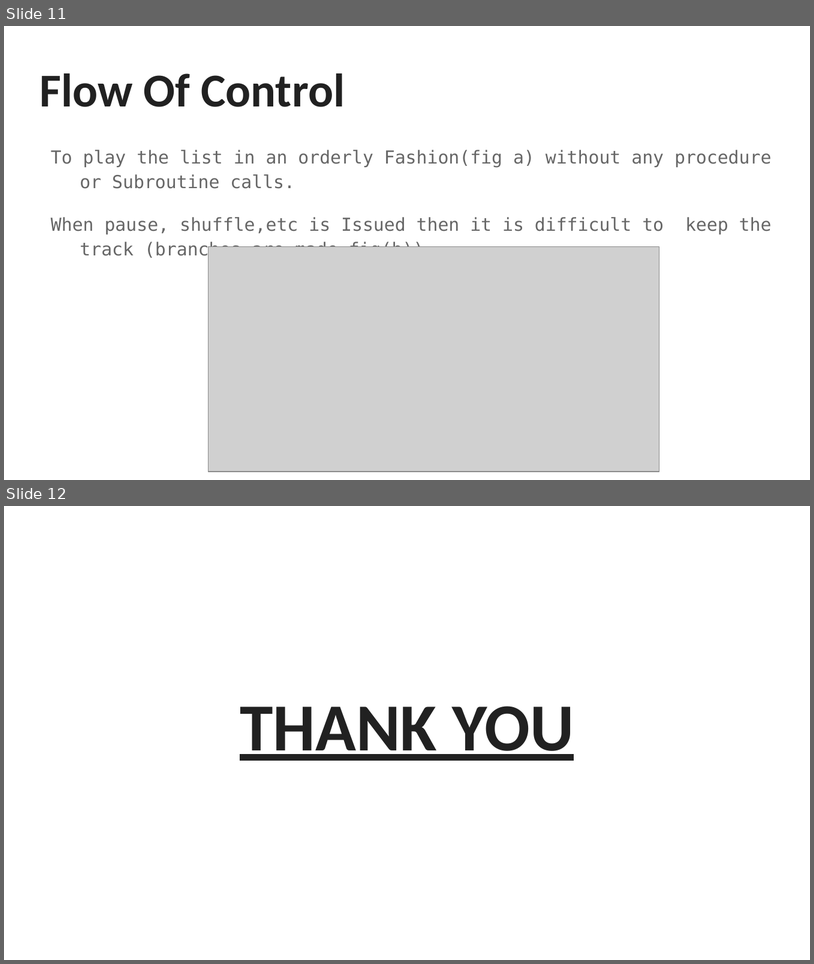
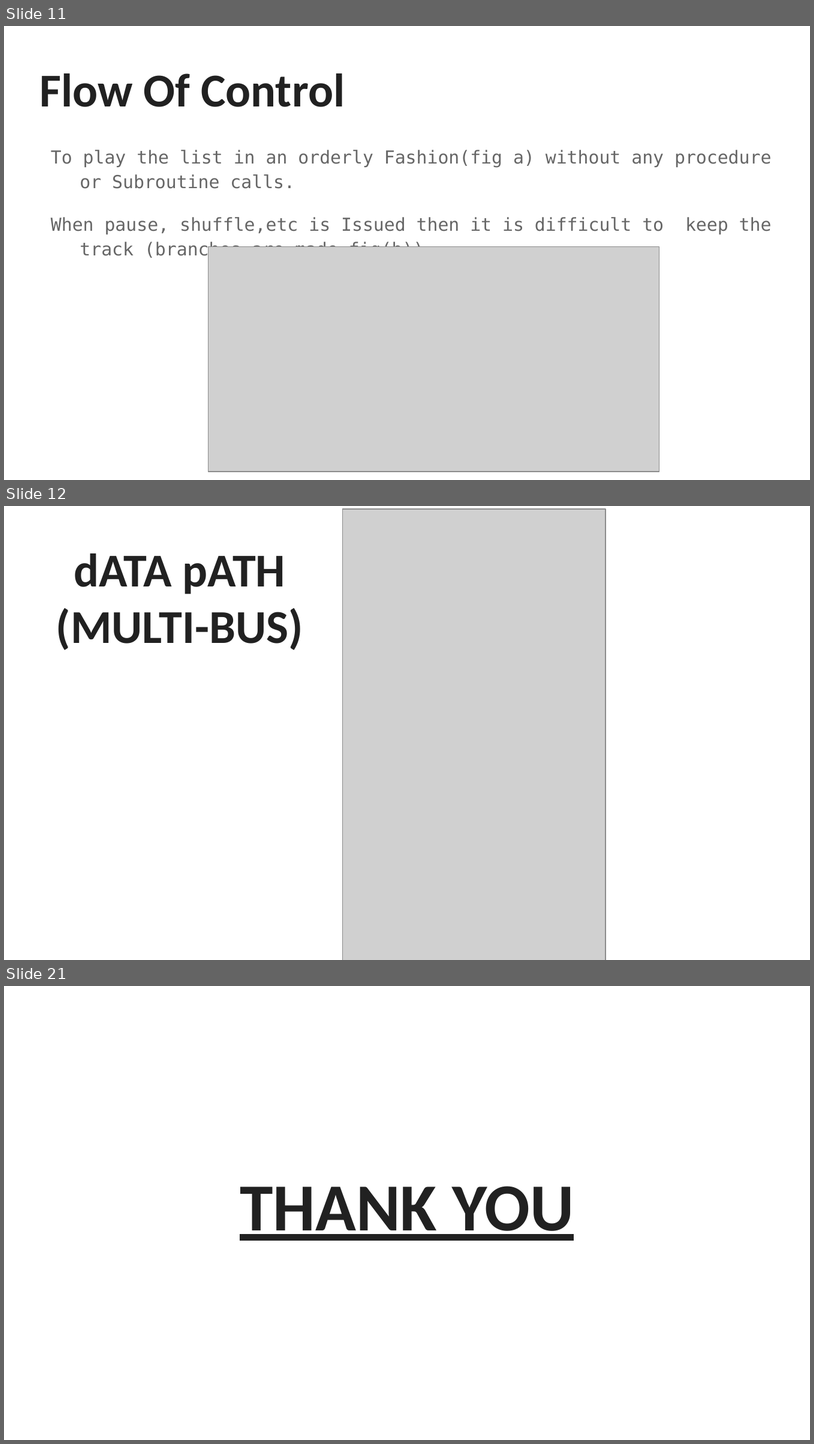
Before and after one commit to yaki29/COA-Project, a slide deck: MP3 Player ISA.pptx. Shown one above the other, each under a label of ours: slides 11 and 12 before the commit, slides 11, 12 and 21 after it; the slides between them are not shown. The pictures are 814x964 and 814x1444 pixels, drawn with LibreOffice and Linux fonts; fonts in the diff are those of the drawing; grey boxes stand for pictures. Boxes give left, top, right and bottom in pixels: in the first picture for what was removed or moved away, otherwise in the second. Text is boxed around its words. In the diff, an @@ line names an element or a change of style, - is before the commit and + after.

```diff
--- a/MP3 Player ISA.pptx
+++ b/MP3 Player ISA.pptx
@@ slide 12 added at (x1=4, y1=506, x2=810, y2=960), background #FFFFFF @@
@@ picture added at (x1=342, y1=509, x2=606, y2=960) @@
@@ title added at (x1=56, y1=553, x2=303, y2=650), 42 pt, text #212121, bold @@
+dATA pATH
+(MULTI-BUS)
@@ what was slide 12 is now slide 21 @@
```
Also in this commit, not shown: 5 slides changed, 8 other slides added.
